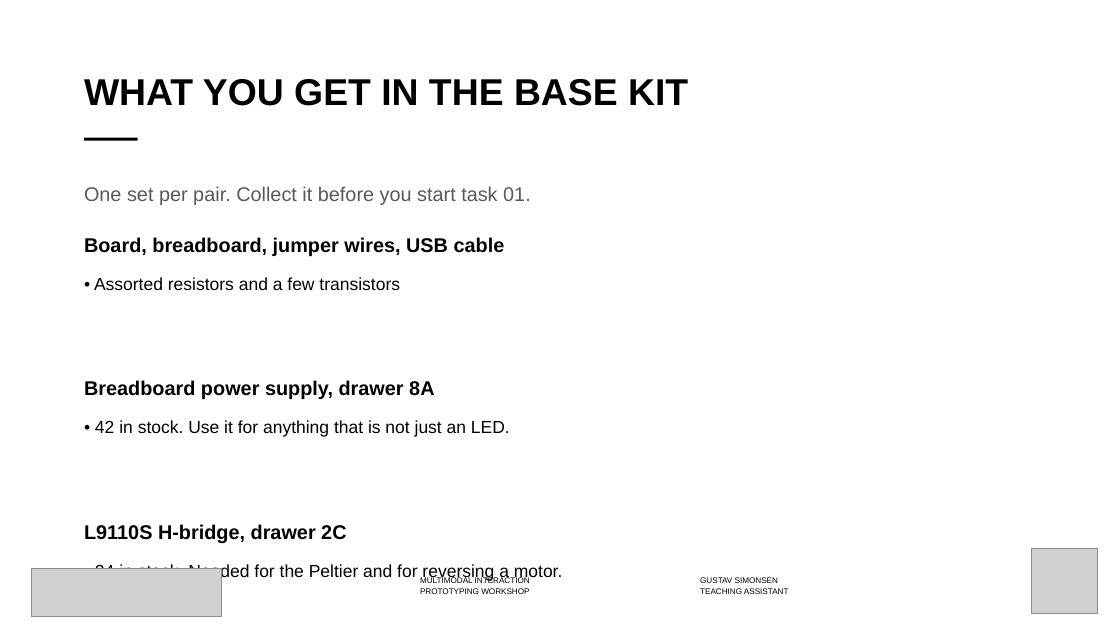
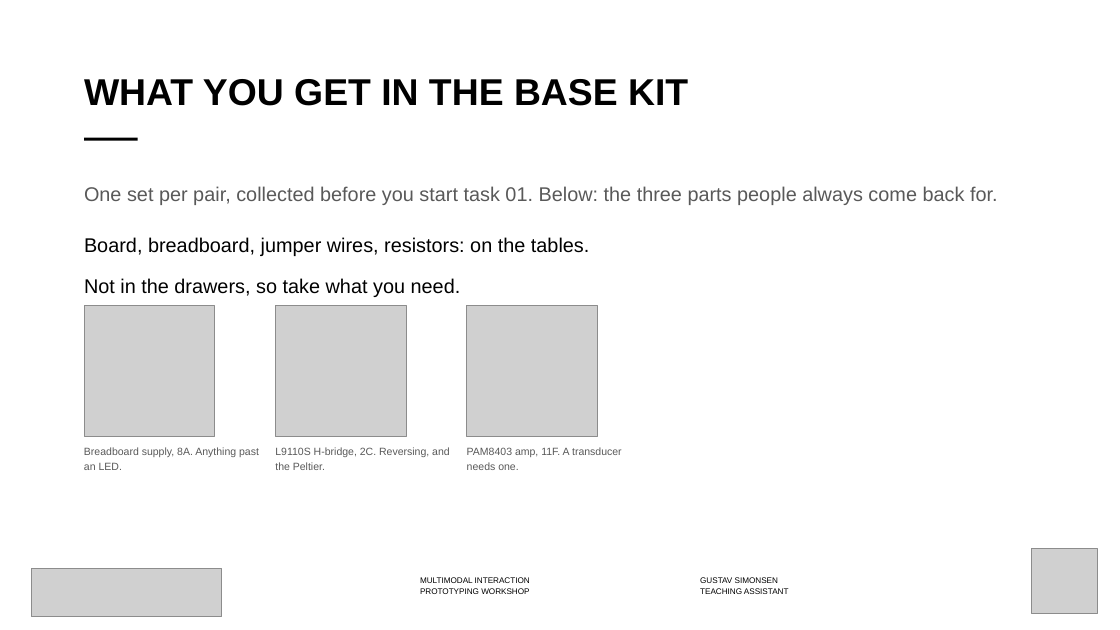
Before and after one commit to labtools-au/multimodal-actuator-workshop, a slide deck: slide 10 of docs/multimodal-actuator-workshop.pptx (slide 9 before the commit). Drawn at 1120x630 pixels with LibreOffice and Linux fonts; fonts in the diff are those of the drawing; grey boxes stand for pictures; background and template pictures are left out. Boxes give left, top, right and bottom in pixels: in the first picture for what was removed or moved away, otherwise in the second. Text is boxed around its words. In the diff, an @@ line names an element or a change of style, - is before the commit and + after.

```diff
--- a/docs/multimodal-actuator-workshop.pptx
+++ b/docs/multimodal-actuator-workshop.pptx
@@ text at bbox=[84, 186, 998, 297]: text changed; size 15 to 17 pt; text colour #000000 to #595959 @@
-One set per pair. Collect it before you start task 01.
-Board, breadboard, jumper wires, USB cable
-• Assorted resistors and a few transistors
-Breadboard power supply, drawer 8A
-• 42 in stock. Use it for anything that is not just an LED.
-L9110S H-bridge, drawer 2C
-• 24 in stock. Needed for the Peltier and for reversing a motor.
-PAM8403 amplifier, drawer 11F
-• 25 in stock. Needed to drive a transducer.
+One set per pair, collected before you start task 01. Below: the three parts people always come back for.
+Board, breadboard, jumper wires, resistors: on the tables.
+Not in the drawers, so take what you need.
@@ picture added at bbox=[84, 306, 215, 437] @@
@@ picture added at bbox=[276, 306, 407, 437] @@
@@ picture added at bbox=[467, 306, 598, 437] @@
@@ text added at bbox=[84, 447, 259, 470], 9 pt, text #595959 @@
+Breadboard supply, 8A. Anything past an LED.
@@ text added at bbox=[275, 447, 450, 470], 9 pt, text #595959 @@
+L9110S H-bridge, 2C. Reversing, and the Peltier.
@@ text added at bbox=[467, 447, 622, 470], 9 pt, text #595959 @@
+PAM8403 amp, 11F. A transducer needs one.
```
Also in this commit, not shown: 3 other slides changed, 3 slides added, 5 other files.
